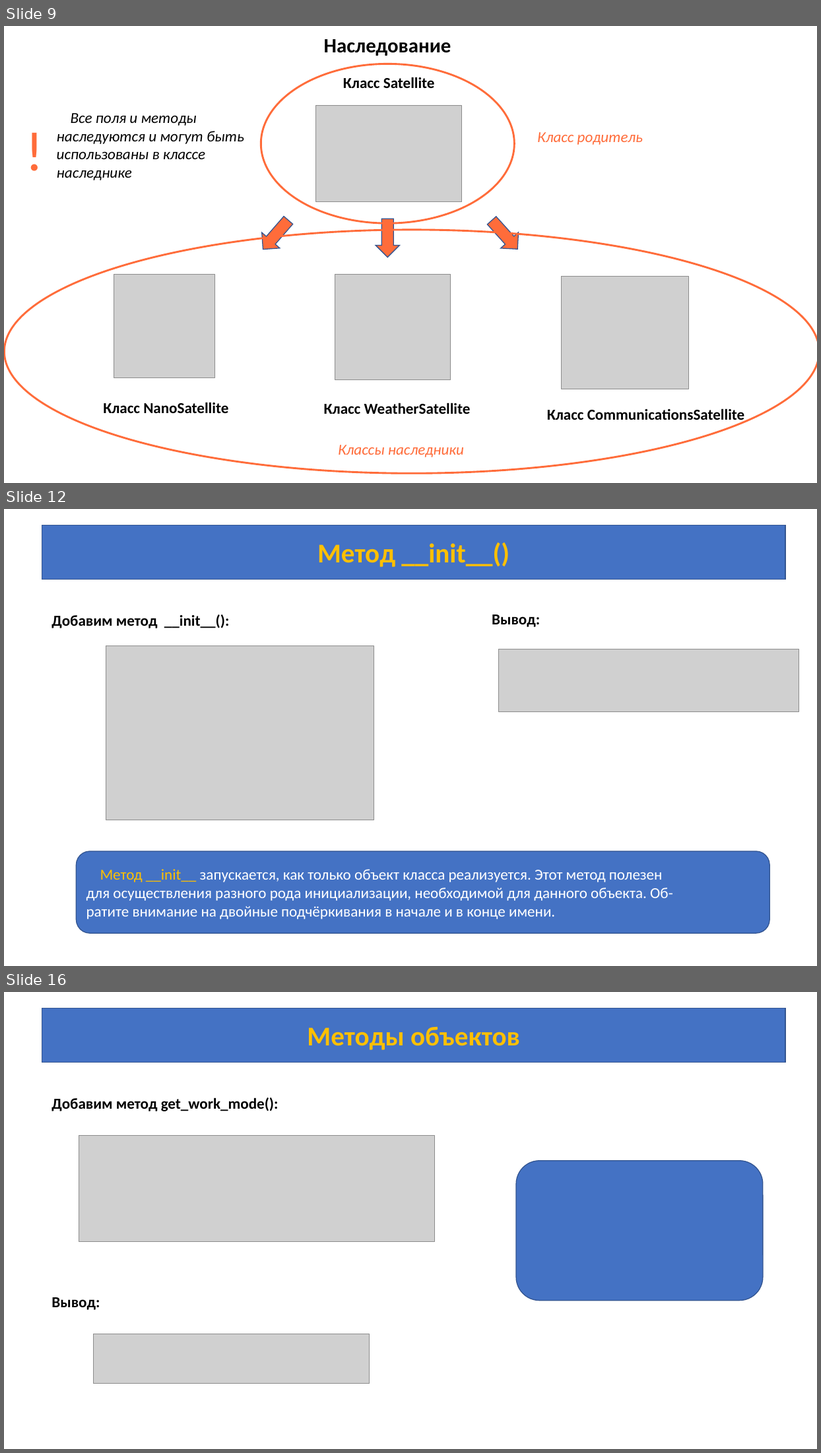
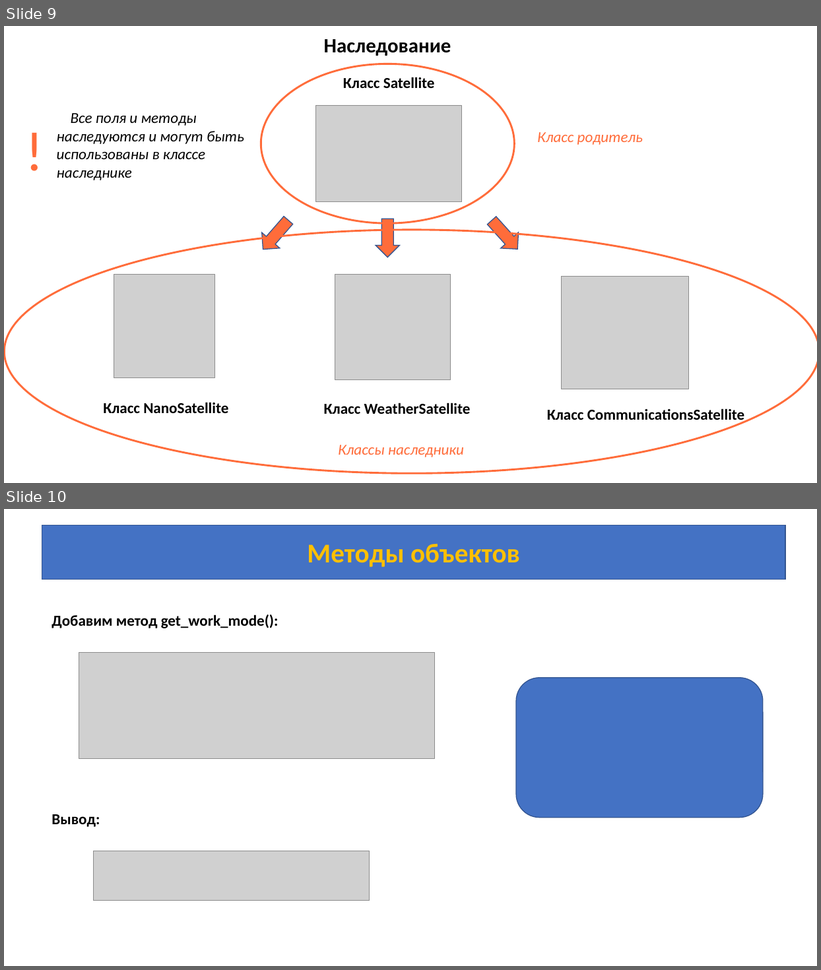
Before and after one commit to azamat7087/python_lessons_ver.2, a slide deck: lesson 7/Lesson_7.pptx. Shown one above the other, each under a label of ours: slides 9, 12 and 16 before the commit, slides 9 and 10 after it; the slides between them are not shown. The pictures are 821x1453 and 821x970 pixels, drawn with LibreOffice and Linux fonts; fonts in the diff are those of the drawing; grey boxes stand for pictures. Boxes give left, top, right and bottom in pixels: in the first picture for what was removed or moved away, otherwise in the second. Text is boxed around its words. In the diff, an @@ line names an element or a change of style, - is before the commit and + after.

```diff
--- a/lesson 7/Lesson_7.pptx
+++ b/lesson 7/Lesson_7.pptx
@@ slide 12 removed at bbox=[4, 509, 817, 966], background #FFFFFF @@
@@ rectangle removed at bbox=[42, 525, 785, 580] @@
-Метод __init__()
@@ text removed at bbox=[52, 615, 229, 628] @@
-Добавим метод __init__():
@@ text removed at bbox=[492, 615, 540, 627] @@
-Вывод:
@@ picture removed at bbox=[106, 646, 374, 820] @@
@@ picture removed at bbox=[499, 650, 799, 712] @@
@@ rounded rectangle removed at bbox=[76, 852, 770, 933] @@
-Метод __init__ запускается, как только объект класса реализуется. Этот метод полезен
-для осуществления разного рода инициализации, необходимой для данного объекта. Об-
-ратите внимание на двойные подчёркивания в начале и в конце имени.
@@ what was slide 16 is now slide 10 @@
```
Also in this commit, not shown: 5 other slides removed, 14 other files.
